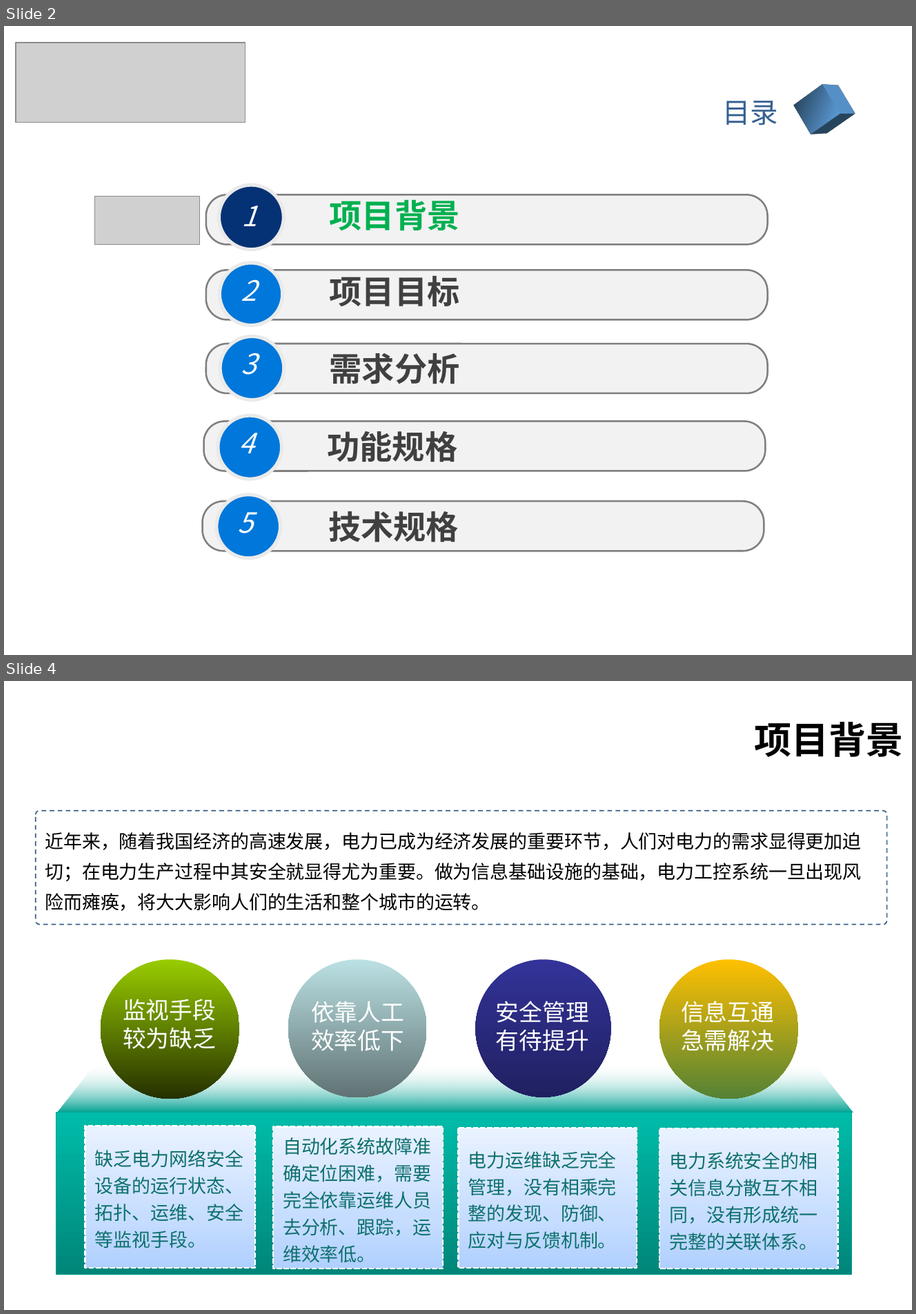
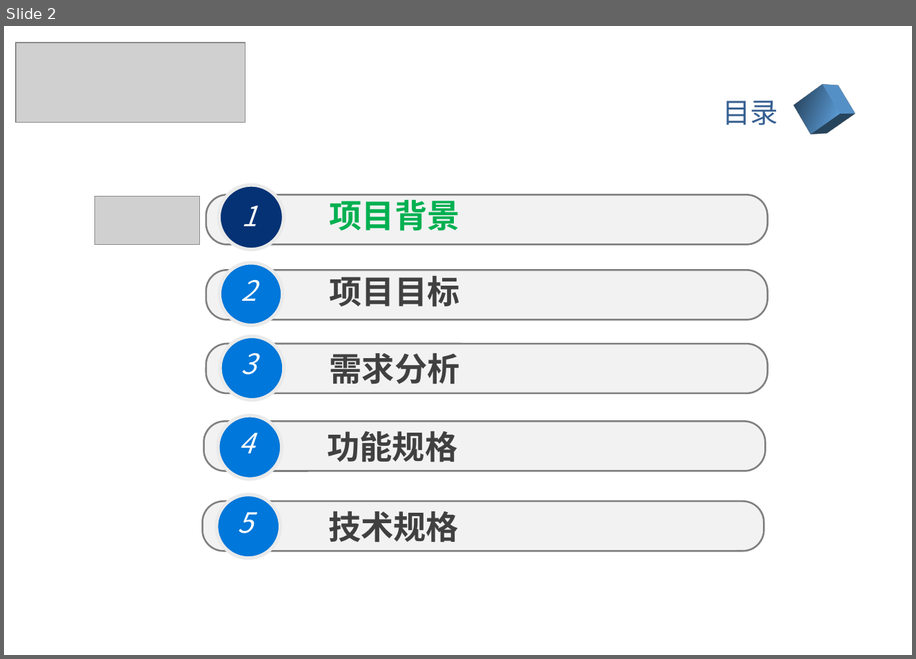
Before and after one commit to internaldevelop/firmware_analyze_serv, a slide deck: files/samples/bin/office.pptx. Shown one above the other, each under a label of ours: slides 2 and 4 before the commit, slide 2 after it; the slides between them are not shown. The pictures are 916x1314 and 916x659 pixels, drawn with LibreOffice and Linux fonts; fonts in the diff are those of the drawing; grey boxes stand for pictures; background and template pictures are left out. Boxes give left, top, right and bottom in pixels: in the first picture for what was removed or moved away, otherwise in the second. Text is boxed around its words. In the diff, an @@ line names an element or a change of style, - is before the commit and + after.

```diff
--- a/files/samples/bin/office.pptx
+++ b/files/samples/bin/office.pptx
@@ slide 4 removed at bbox=[4, 681, 912, 1310], background #FFFFFF @@
@@ text removed at bbox=[755, 722, 904, 757] @@
-项目背景
@@ rounded rectangle removed at bbox=[36, 811, 888, 925] @@
-近年来，随着我国经济的高速发展，电力已成为经济发展的重要环节，人们对电力的需求显得更加迫切；在电力生产过程中其安全就显得尤为重要。做为信息基础设施的基础，电力工控系统一旦出现风险而瘫痪，将大大影响人们的生活和整个城市的运转。
@@ rectangle removed at bbox=[85, 1125, 256, 1267] @@
-缺乏电力网络安全设备的运行状态、拓扑、运维、安全等监视手段。
@@ group removed at bbox=[56, 959, 853, 1274]: 4 ellipses, 4 texts, 3 rectangles, 1 freeform shape @@
-依靠人工
-效率低下
-监视手段
-较为缺乏
-信息互通
-急需解决
-安全管理
-有待提升
-自动化系统故障准确定位困难，需要完全依靠运维人员去分析、跟踪，运维效率低。
-电力运维缺乏完全管理，没有相乘完整的发现、防御、应对与反馈机制。
@@ rectangle removed at bbox=[660, 1129, 838, 1269] @@
-电力系统安全的相关信息分散互不相同，没有形成统一完整的关联体系。
```
Also in this commit, not shown: 1 slide changed, 15 other slides removed, 25 other files.
